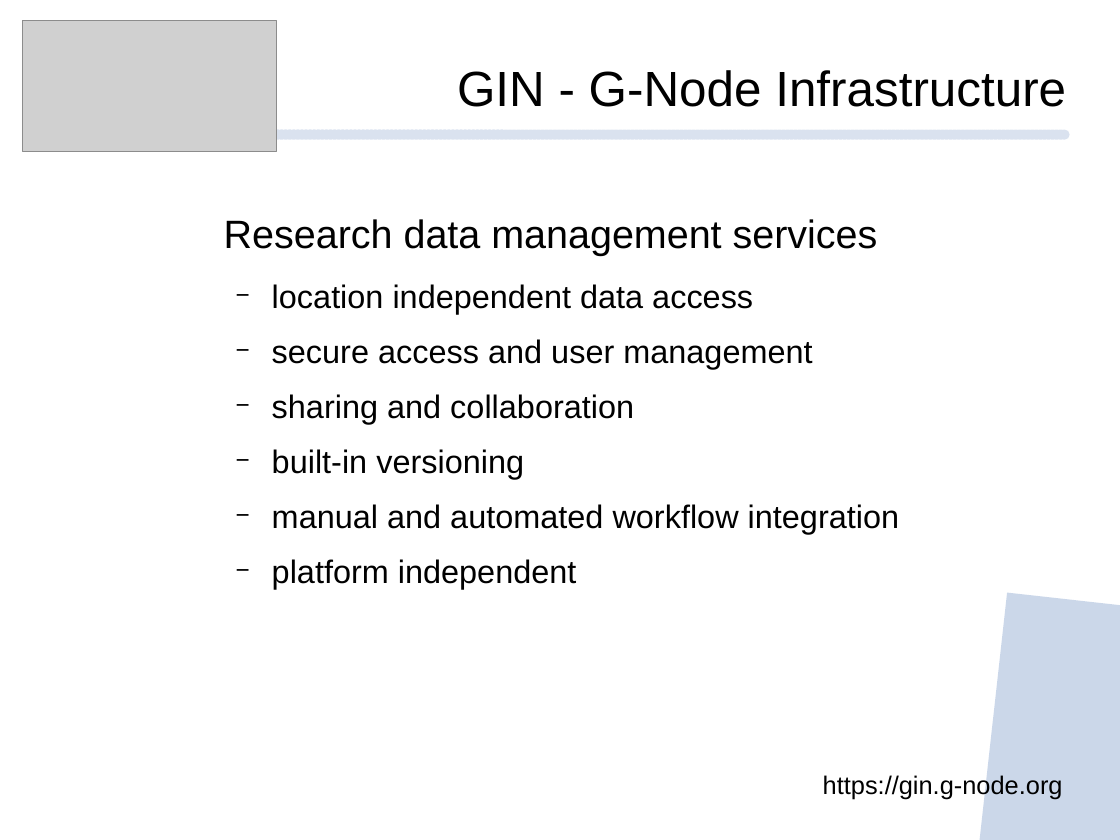
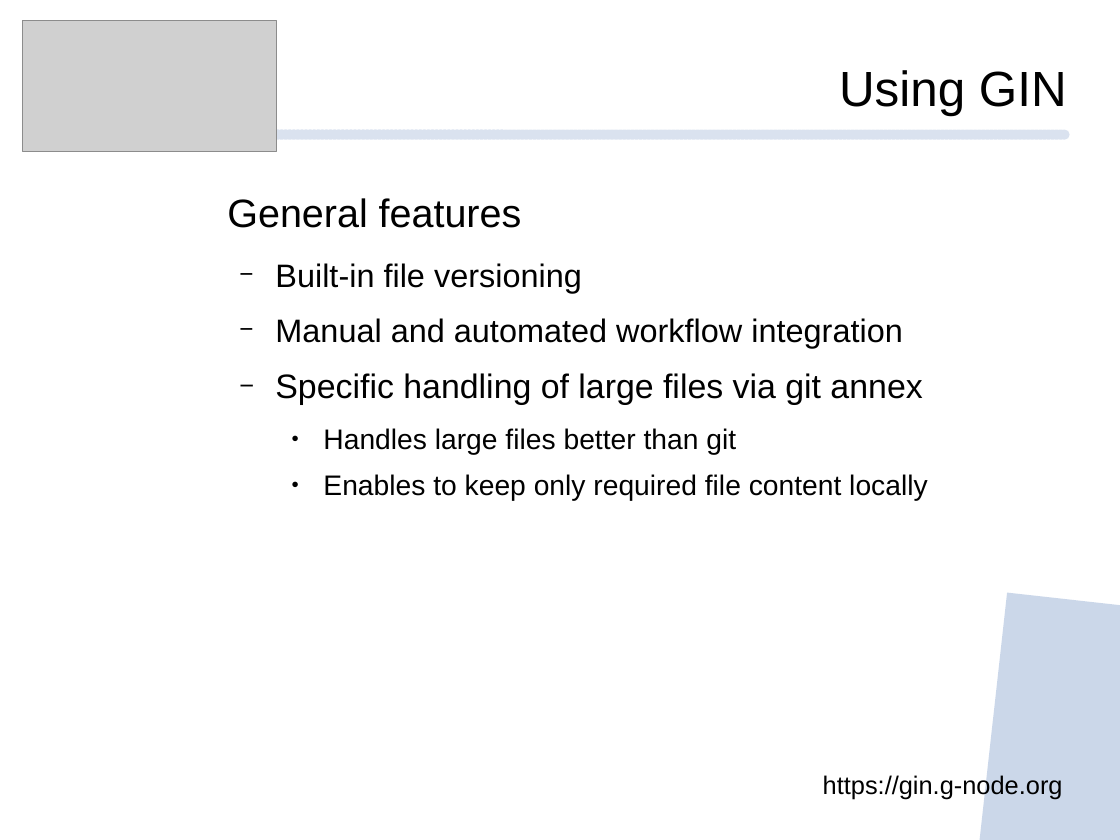
Before and after one commit to mpsonntag/prespost, a slide deck: slide 5 of 202209_INCF_online/202209_INCF_Online_GIN.odp. Drawn at 1120x840 pixels with LibreOffice and Linux fonts; fonts in the diff are those of the drawing; grey boxes stand for pictures; background and template pictures are left out. Boxes give left, top, right and bottom in pixels: in the first picture for what was removed or moved away, otherwise in the second. Text is boxed around its words. In the diff, an @@ line names an element or a change of style, - is before the commit and + after.

```diff
--- a/202209_INCF_online/202209_INCF_Online_GIN.odp
+++ b/202209_INCF_online/202209_INCF_Online_GIN.odp
@@ text at (839,70,1067,115): text changed @@
-GIN - G-Node Infrastructure
+Using GIN
@@ text at (227,198,927,501): text changed; size 23 to 20 pt @@
-Research data management services
-  − location independent data access
-  − secure access and user management
-  − sharing and collaboration
-  − built-in versioning
-  − manual and automated workflow integration
-  − platform independent
+General features
+  − Built-in file versioning
+  − Manual and automated workflow integration
+  − Specific handling of large files via git annex
+    ● Handles large files better than git
+    ● Enables to keep only required file content locally
```
Also in this commit, not shown: 4 other slides changed.
